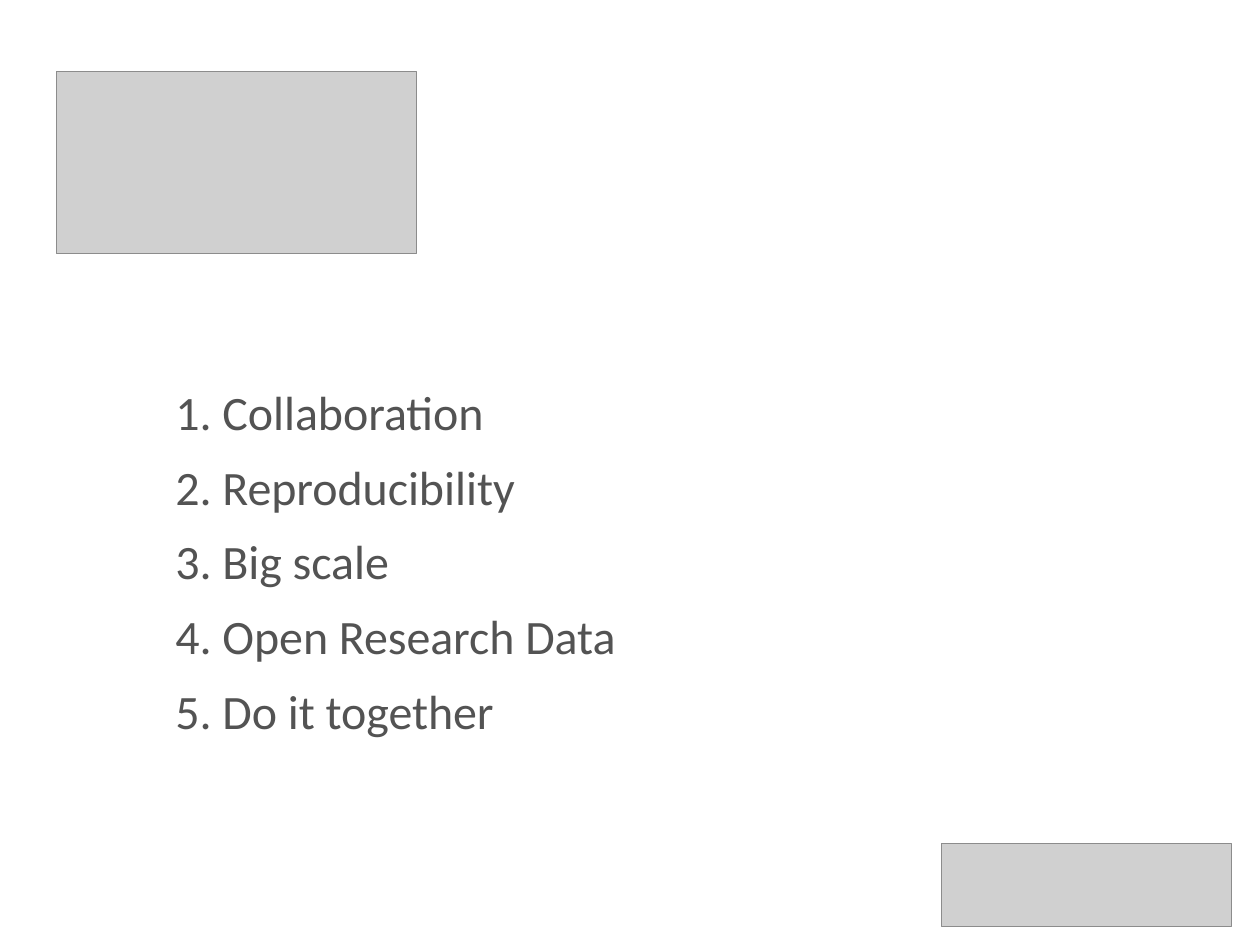
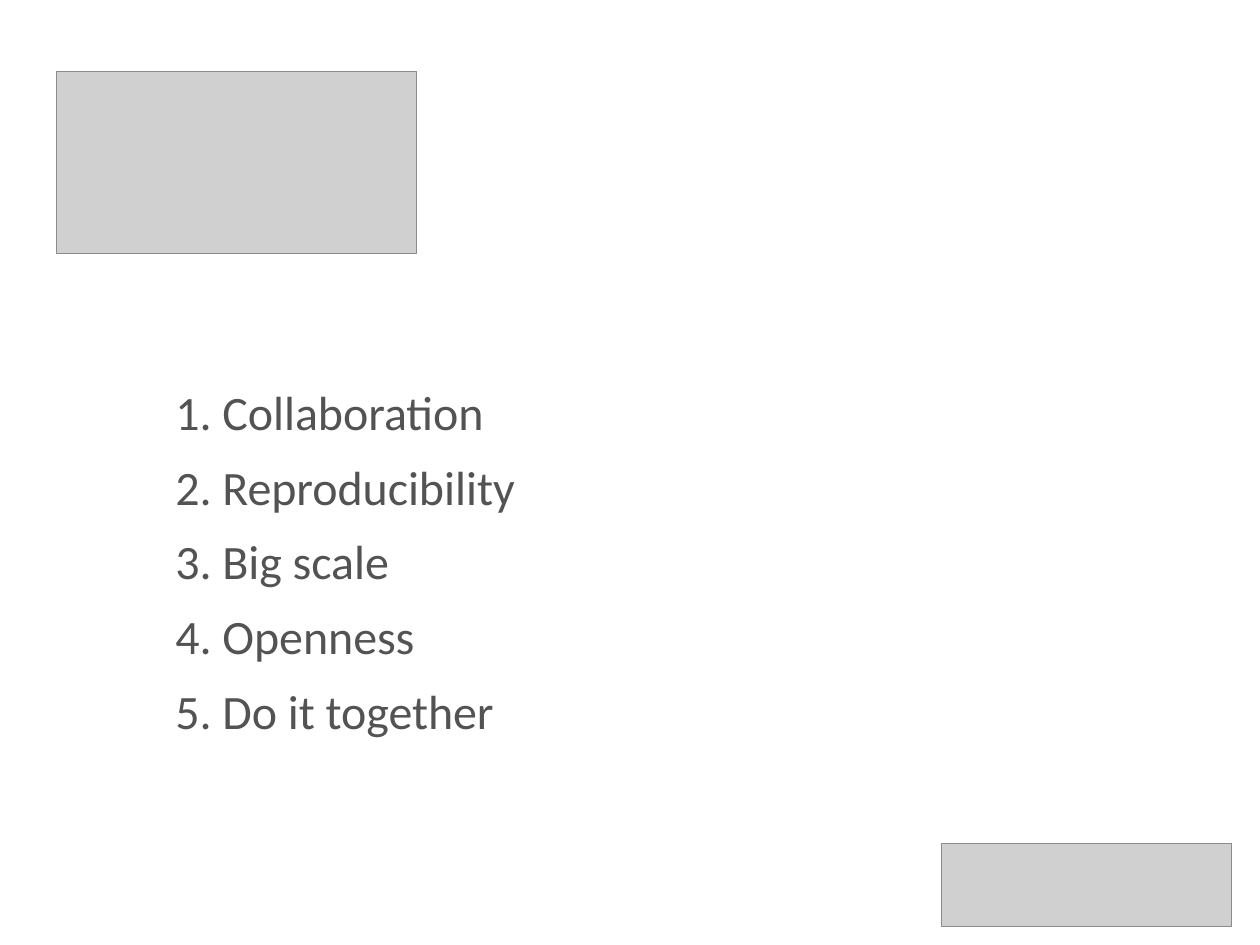
Before and after one commit to ContentMine/2015-11-07-mozfest15, a slide deck: slide 3 of assets/mozfest15.odp. Drawn at 1260x945 pixels with LibreOffice and Linux fonts; fonts in the diff are those of the drawing; grey boxes stand for pictures. Boxes give left, top, right and bottom in pixels: in the first picture for what was removed or moved away, otherwise in the second. Text is boxed around its words. In the diff, an @@ line names an element or a change of style, - is before the commit and + after.

Commit message:
update presentation

```diff
--- a/assets/mozfest15.odp
+++ b/assets/mozfest15.odp
@@ title at <box>175,396,514,737</box>: text changed @@
-1. Collaboration
-2. Reproducibility
-3. Big scale
-4. Open Research Data
-5. Do it together
+1. Collaboration
+2. Reproducibility
+3. Big scale
+4. Openness
+5. Do it together
```
Also in this commit, not shown: 1 other slide changed, 1 slide added, 1 other file.
